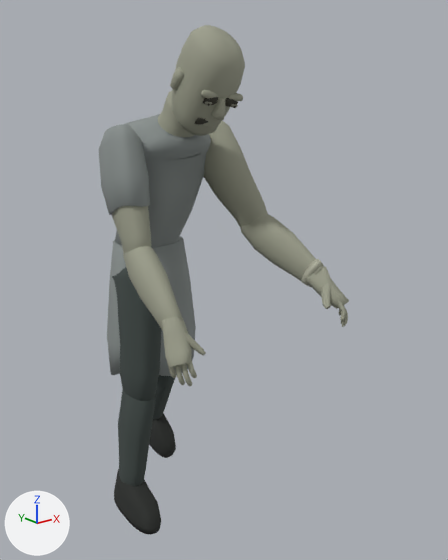
Two versions of the glTF model client/assets/enemies/enemy-lab-hunter.glb, one commit apart.
Rendered twice from a 50 mm lens placed at (-1.059, -1.723, 1.456), pointed at (0.132, -0.235, 0.86). Every picture has the same lights, and +X, +Y and +Z are marked at lower left. The older version comes first. Where no turn or scale is listed for an object, it has been applied to the vertices.
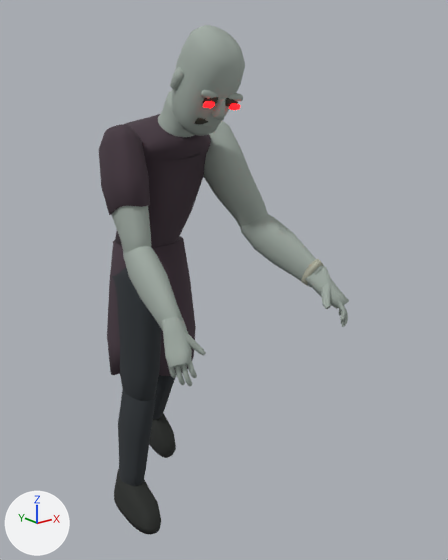
What differs and where, as boxes (x1, y1, x2, y2) in the pictures (448 x 560 px):
'Chest', surface changed (darker): (115, 114, 211, 248) in both
'Anatomical head', surface changed: (172, 25, 245, 136) in both
'Trouser thigh_L', surface changed: (112, 267, 162, 401) in both
'Upper arm_R', surface changed: (203, 121, 268, 228) in both
'Short sleeve_L', surface changed (darker): (99, 124, 150, 215) in both
'Torn patient gown', surface changed (darker): (107, 236, 196, 376) in both
'Trouser shin_L', surface changed: (118, 390, 156, 486) in both
'Forearm anatomy_R', surface changed: (241, 214, 323, 287) in both
'Forearm anatomy_L', surface changed: (123, 246, 183, 331) in both
'Upper arm_L', surface changed: (112, 206, 151, 253) in both
'Palm_L', surface changed: (162, 317, 192, 368) in both
'Palm_R', surface changed: (305, 266, 349, 309) in both
'Neck', surface changed: (158, 91, 194, 137) in both
'Nose', surface changed: (211, 97, 225, 120) in both
'Thumb flesh_R', surface changed: (321, 283, 331, 309) in both
'Ear_-1', surface changed: (170, 66, 184, 90) in both
'Thumb flesh_L', surface changed: (184, 333, 206, 355) in both
'Curled finger_L_1', surface changed: (181, 364, 192, 386) in both
'Patient gown neckline', surface changed: (160, 126, 201, 159) in both
'Curled finger_L_2', surface changed: (175, 366, 185, 385) in both
'Brow_-1', surface changed: (201, 90, 218, 98) in both
'Curled finger_L_0', surface changed: (187, 355, 197, 378) in both
'Curled finger_R_0', surface changed: (338, 300, 346, 321) in both
'Brow_1', surface changed: (228, 93, 243, 101) in both
'Eye_-1', recoloured: (203, 101, 215, 108) in both
'Curled finger_L_3', surface changed: (168, 367, 176, 378) in both
'Curled finger_R_1', surface changed: (342, 306, 348, 327) in both
'Lower lip', surface changed: (202, 125, 214, 127) in both

The change, as a list of edits to the scene's bpy script:
```text
Change mat_woven_fabric:
    where n2 = _N.new('ShaderNodeMix'); n2.name = 'Mix'
    n2.inputs[7].default_value: (0.258, 0.287, 0.279, 1.0) -> (0.0648, 0.0423, 0.0561, 1.0)  # 'B', grey #8b9290 -> 'B', dark grey #483a43
Change mat_matte_living_skin:
    where n2 = _N.new('ShaderNodeMix'); n2.name = 'Mix'
    n2.inputs[7].default_value: (0.352, 0.361, 0.275, 1.0) -> (0.371, 0.429, 0.386, 1.0)  # 'B', grey #a0a28f -> 'B', grey #a4afa7
Change mat_trouser_cloth:
    where n2 = _N.new('ShaderNodeMix'); n2.name = 'Mix'
    n2.inputs[7].default_value: (0.0545, 0.0704, 0.0648, 1.0) -> (0.0284, 0.0343, 0.0395, 1.0)  # 'B', dark grey #424b48 -> 'B', dark grey #2f3438
Add mat_hunter_red_eyes:
    mat_hunter_red_eyes = bpy.data.materials.new('Hunter red eyes')
    # nodes: BsdfPrincipled, Mix, OutputMaterial, VertexColor
    # colours: red #ff1d29, red #ff242c, mixed with the vertex colours
Change me_eye__1:
    used by ob_eye__1; location = (-0.026, -0.236, 1.347)
    remove me_eye__1.from_pydata(...)  # 38 vertices, 72 faces; spans x -0.0487..-0.0258, y -0.1829..-0.1739, z 0.0601..0.07
    remove me_eye__1.materials.append(mat_muted_eyes)
    add me_eye__1.from_pydata(...)  # 38 vertices, 72 faces; spans x -0.0555..-0.0196, y -0.1894..-0.1736, z 0.0536..0.0711
    edits to the shape of me_eye__1 do not show in these pictures
    add me_eye__1.materials.append(mat_hunter_red_eyes)
```
